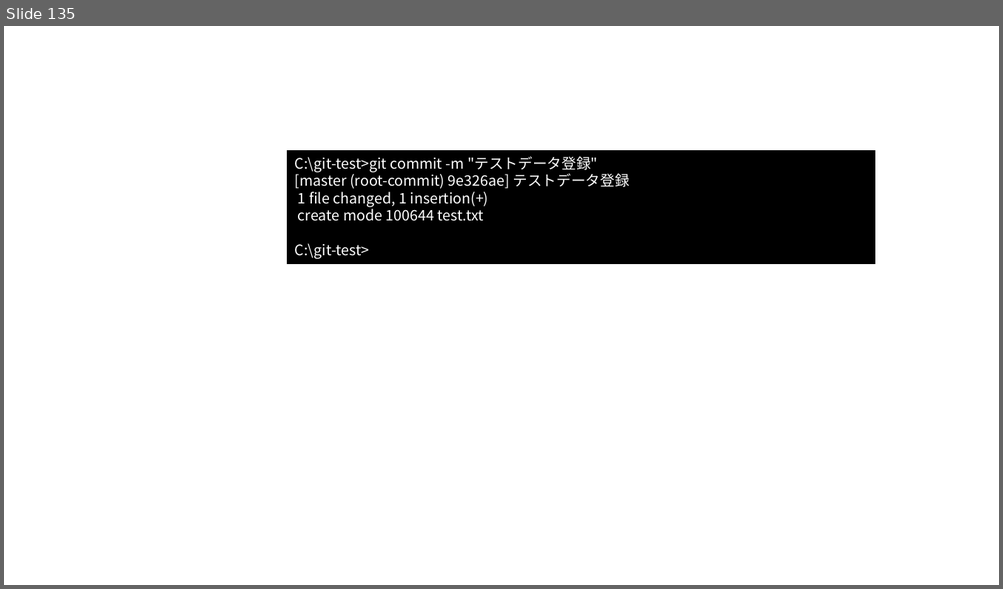
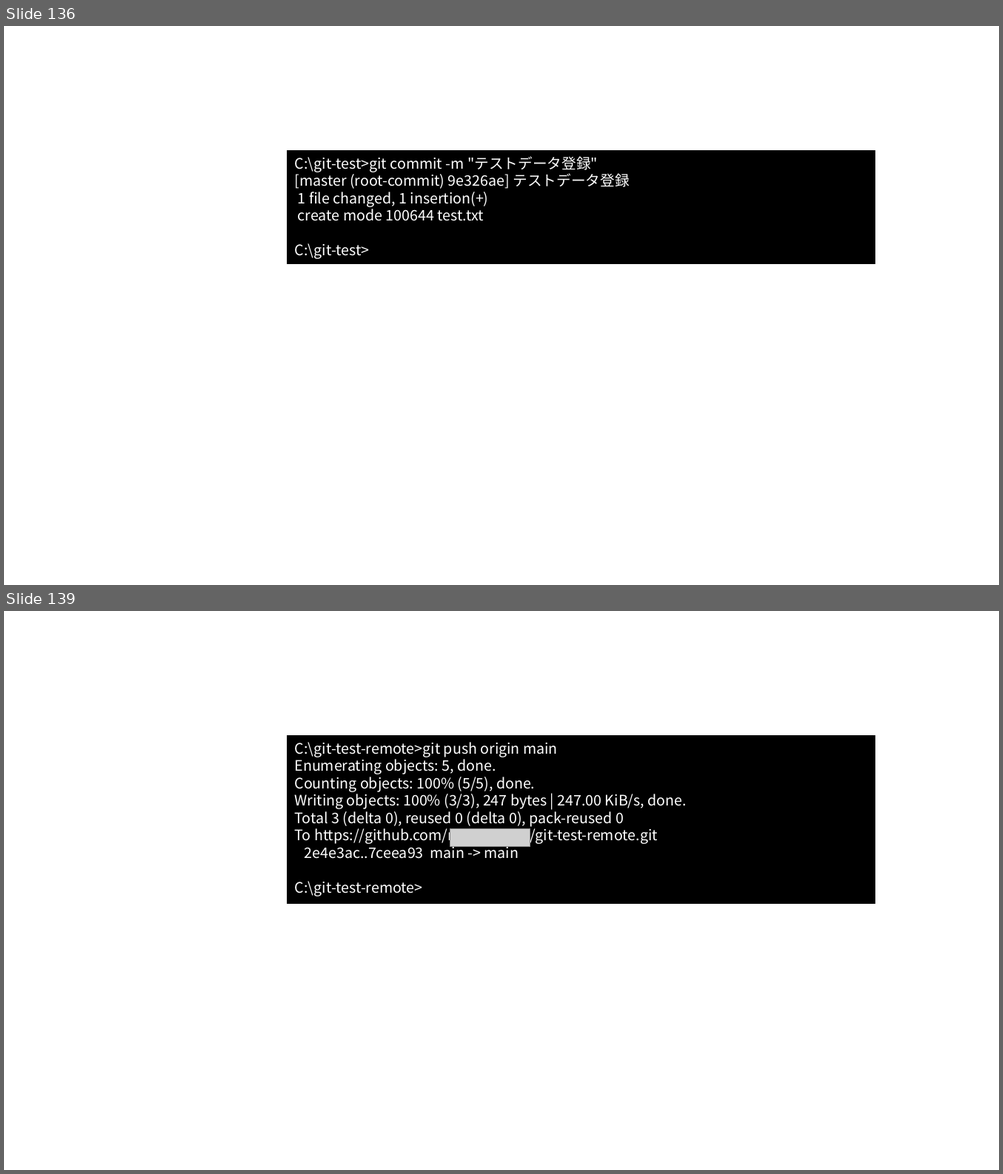
Before and after one commit to nishida2073/ai_navive, a slide deck: 01_テキスト/Git入門_図.pptx. Shown one above the other, each under a label of ours: slide 135 before the commit, slides 136 and 139 after it; the slides between them are not shown. The pictures are 1003x589 and 1003x1174 pixels, drawn with LibreOffice and Linux fonts; fonts in the diff are those of the drawing; grey boxes stand for pictures. Boxes give left, top, right and bottom in pixels: in the first picture for what was removed or moved away, otherwise in the second. Text is boxed around its words. In the diff, an @@ line names an element or a change of style, - is before the commit and + after.

```diff
--- a/01_テキスト/Git入門_図.pptx
+++ b/01_テキスト/Git入門_図.pptx
@@ slide 139 added at [4,611,999,1170], background #FFFFFF @@
@@ rectangle added at [287,735,875,903], fill #000000, outline #000000 1 pt, 14 pt, text #FFFFFF @@
+C:\git-test-remote>git push origin main
+Enumerating objects: 5, done.
+Counting objects: 100% (5/5), done.
+Writing objects: 100% (3/3), 247 bytes | 247.00 KiB/s, done.
+Total 3 (delta 0), reused 0 (delta 0), pack-reused 0
+To https://github.com/nishida2073/git-test-remote.git
+2e4e3ac..7ceea93 main -> main
+C:\git-test-remote>
@@ picture added at [450,829,530,847] @@
@@ what was slide 135 is now slide 136 @@
```
Also in this commit, not shown: 5 slides changed, 8 other slides added, 2 slides removed, 1 other file.
